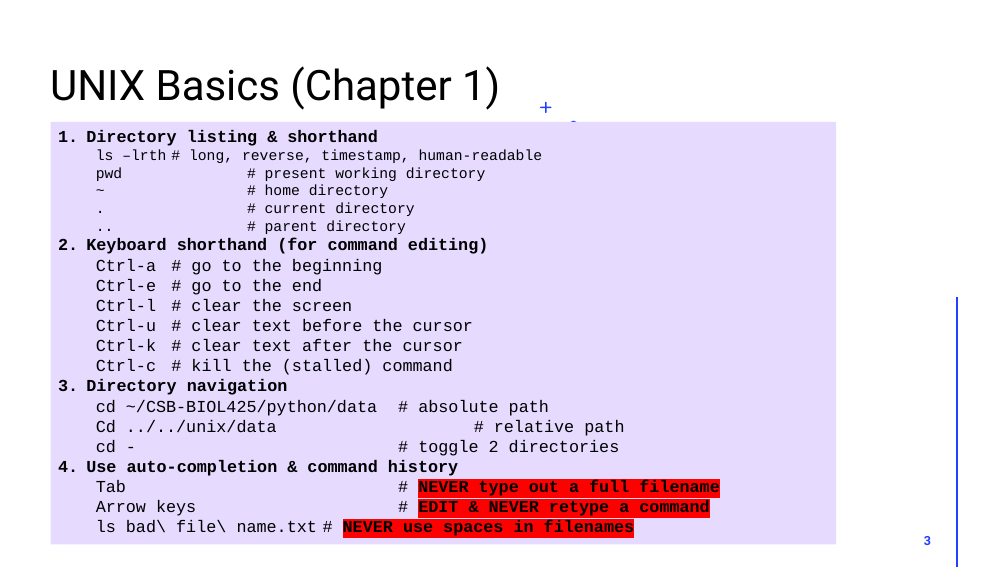
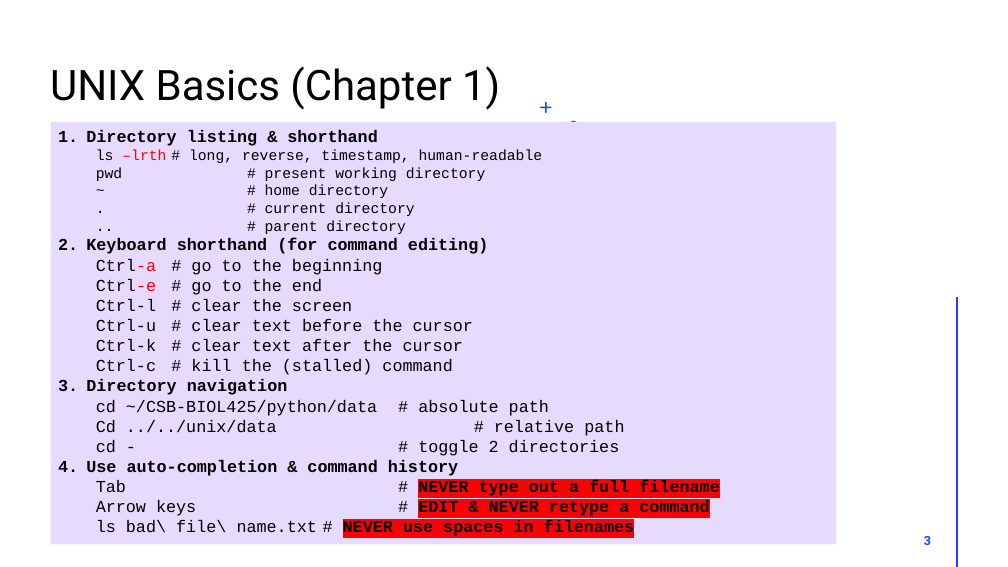
Before and after one commit to weigangq/CSB, a slide deck: slide 3 of lecture-slides/part-1-intro-unix.pptx. Drawn at 1008x567 pixels with LibreOffice and Linux fonts; fonts in the diff are those of the drawing. Boxes give left, top, right and bottom in pixels: in the first picture for what was removed or moved away, otherwise in the second. Text is boxed around its words. In the diff, an @@ line names an element or a change of style, - is before the commit and + after.

```diff
--- a/lecture-slides/part-1-intro-unix.pptx
+++ b/lecture-slides/part-1-intro-unix.pptx
@@ text in rectangle at box(96, 149, 543, 295): text colour #000000 to #FF0000 in "–lrth", "Ctrl-a", "Ctrl-e" @@
```
Also in this commit, not shown: 4 other slides changed, 2 slides added, 1 other file.
